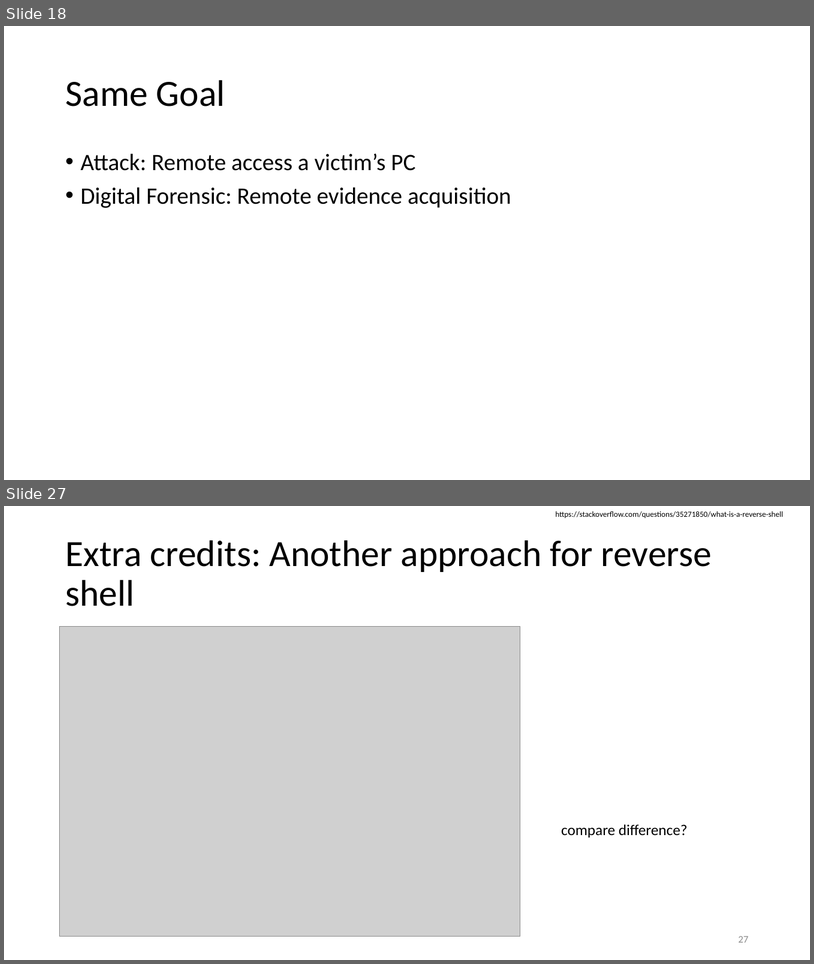
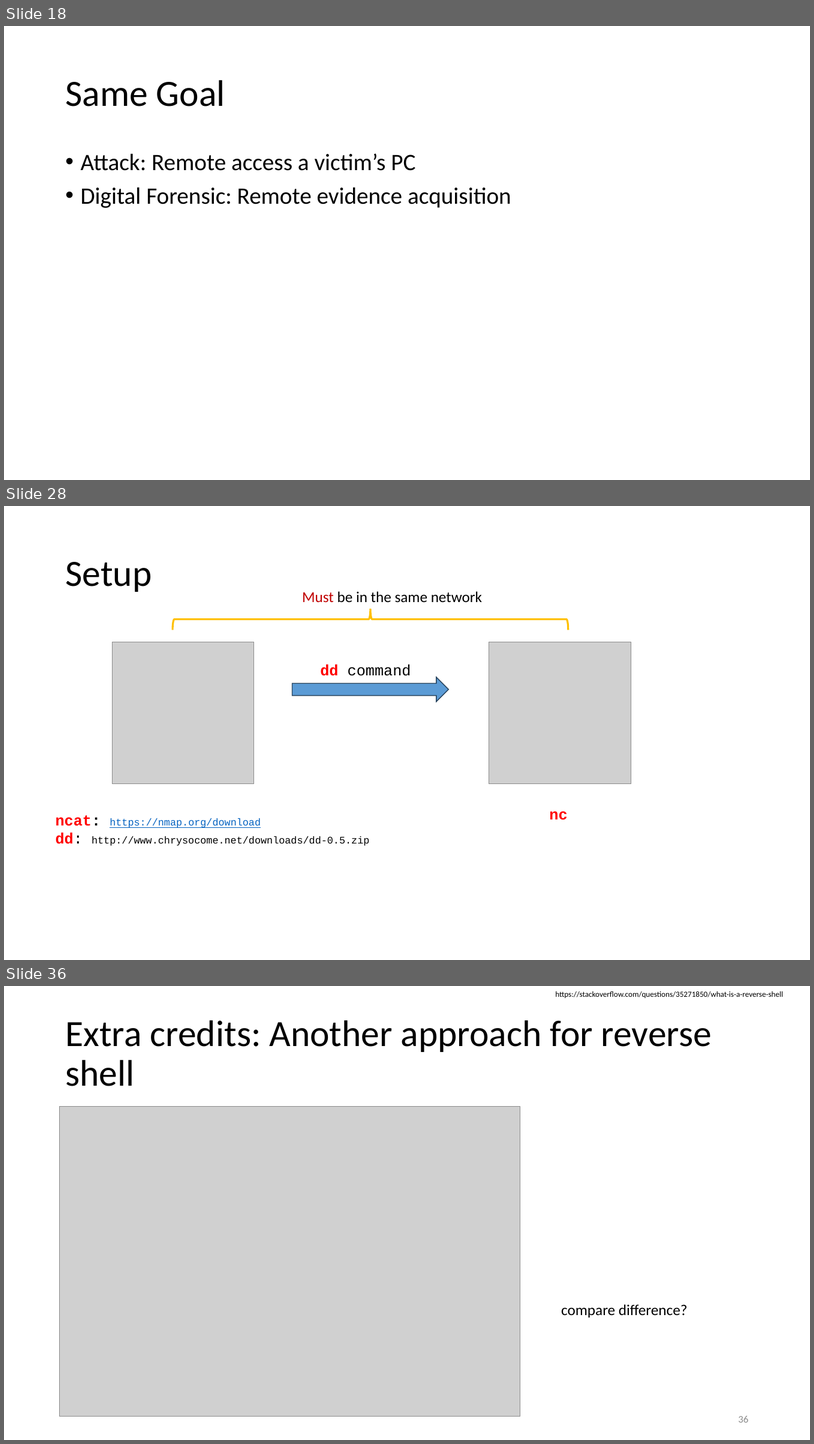
Before and after one commit to frankwxu/digital-forensics-lab, a slide deck: Basic_Computer_Skills_for_Forensics/4_Advanced_linux_command_line.pptx. Shown one above the other, each under a label of ours: slides 18 and 27 before the commit, slides 18, 28 and 36 after it; the slides between them are not shown. The pictures are 814x964 and 814x1444 pixels, drawn with LibreOffice and Linux fonts; fonts in the diff are those of the drawing; grey boxes stand for pictures; background and template pictures are left out. Boxes give left, top, right and bottom in pixels: in the first picture for what was removed or moved away, otherwise in the second. Text is boxed around its words. In the diff, an @@ line names an element or a change of style, - is before the commit and + after.

```diff
--- a/Basic_Computer_Skills_for_Forensics/4_Advanced_linux_command_line.pptx
+++ b/Basic_Computer_Skills_for_Forensics/4_Advanced_linux_command_line.pptx
@@ slide 28 added at [4, 506, 810, 960], background #FFFFFF @@
@@ title added at [65, 562, 152, 592], 44 pt, text #000000 @@
+Setup
@@ text added at [302, 591, 482, 603], 18 pt, text #000000 @@
+Must be in the same network
@@ right brace added at [173, 609, 568, 630], outline #FFC000 2.25 pt @@
@@ picture added at [112, 642, 254, 783] @@
@@ picture added at [490, 642, 632, 783] @@
@@ text added at [320, 664, 411, 676], 18 pt, text #000000 @@
+dd command
@@ right arrow added at [293, 677, 449, 702], fill #5B9BD5, outline #28445D 1 pt @@
@@ text added at [549, 811, 567, 820], 18 pt, text #FF0000, bold @@
+nc
@@ text added at [56, 815, 369, 846], 12 pt, text #000000 @@
+ncat: https://nmap.org/download
+dd: http://www.chrysocome.net/downloads/dd-0.5.zip
@@ what was slide 27 is now slide 36 @@
@@ page number at [738, 1416, 749, 1422]: text changed @@
-27
+36
```
Also in this commit, not shown: 5 slides changed, 4 other slides added, 1 other file.
